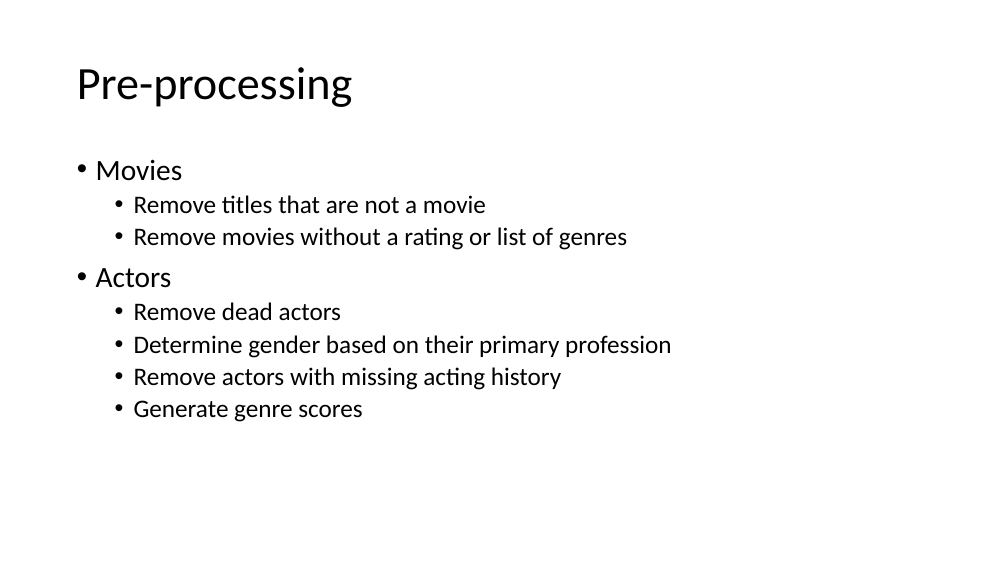
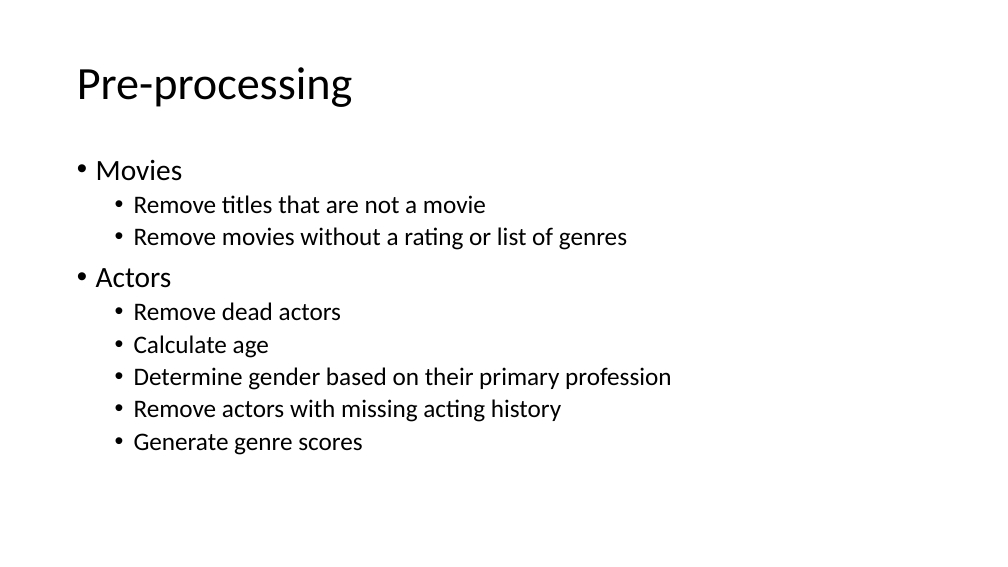
Before and after one commit to ChristofferHolmesland/movie-cast-generator, a slide deck: slide 7 of presentations/draft_presentation1.pptx. Drawn at 1008x567 pixels with LibreOffice and Linux fonts; fonts in the diff are those of the drawing. Boxes give left, top, right and bottom in pixels: in the first picture for what was removed or moved away, otherwise in the second. Text is boxed around its words. In the diff, an @@ line names an element or a change of style, - is before the commit and + after.

```diff
--- a/presentations/draft_presentation1.pptx
+++ b/presentations/draft_presentation1.pptx
@@ text at bbox=[134, 335, 269, 358]: paragraph added @@
+  • Calculate age
```
Also in this commit, not shown: 1 other slide changed.
